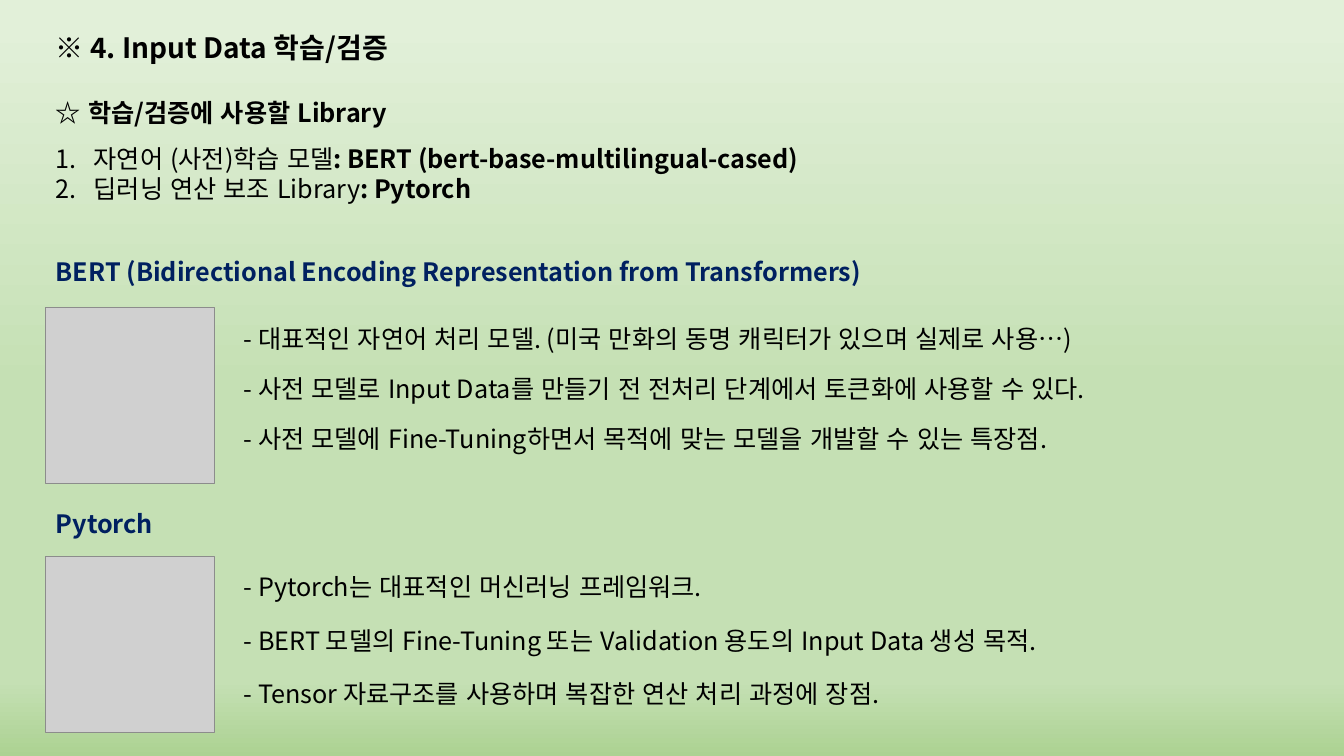
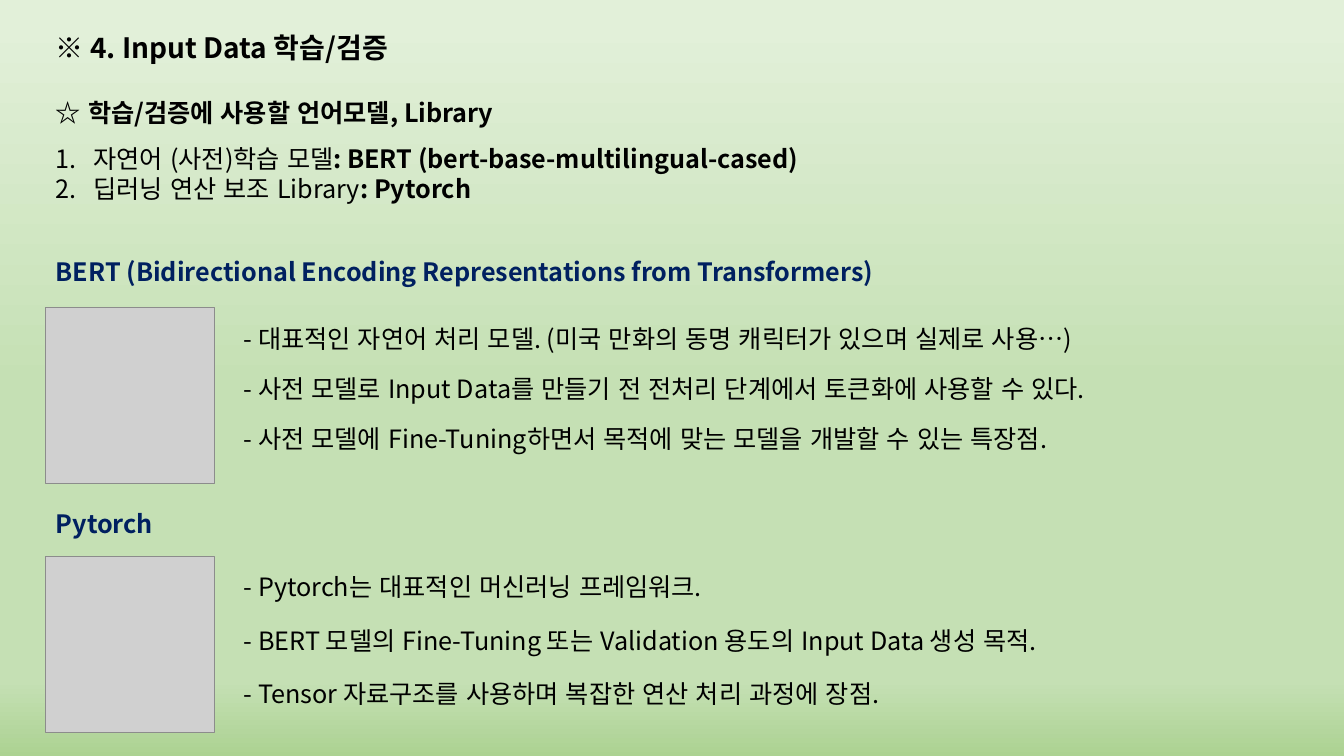
Before and after one commit to phantom0119/K-ium, a slide deck: slide 17 of 정리.pptx. Drawn at 1344x756 pixels with LibreOffice and Linux fonts; fonts in the diff are those of the drawing; grey boxes stand for pictures. Boxes give left, top, right and bottom in pixels: in the first picture for what was removed or moved away, otherwise in the second. Text is boxed around its words. In the diff, an @@ line names an element or a change of style, - is before the commit and + after.

```diff
--- a/정리.pptx
+++ b/정리.pptx
@@ text at [88, 100, 493, 128]: text changed @@
-☆ 학습/검증에 사용할 Library
+☆ 학습/검증에 사용할 언어모델, Library
@@ text at [56, 260, 874, 287]: text changed @@
-BERT (Bidirectional Encoding Representation from Transformers)
+BERT (Bidirectional Encoding Representations from Transformers)
```
Also in this commit, not shown: 2 other slides changed.
